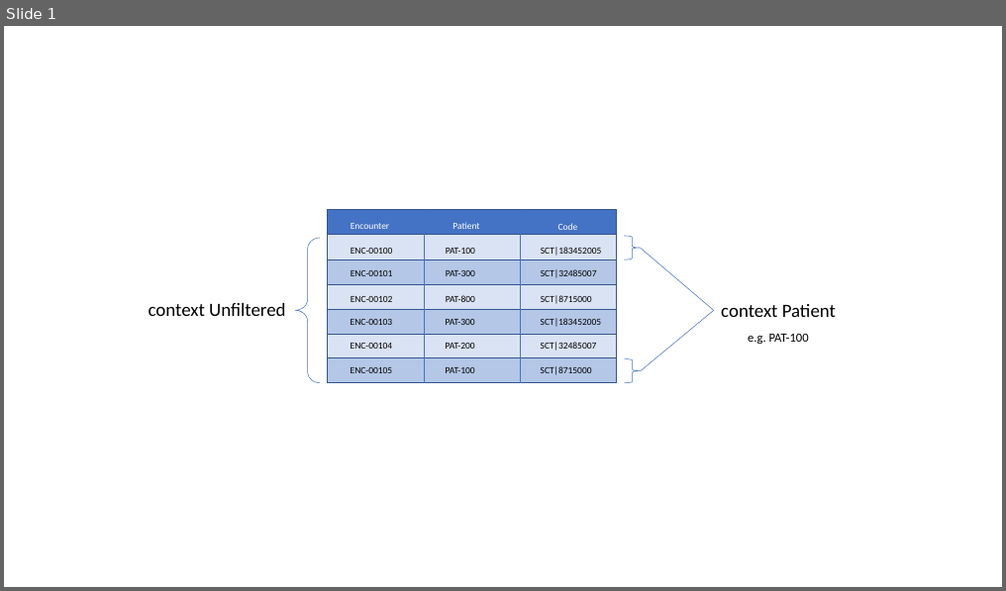
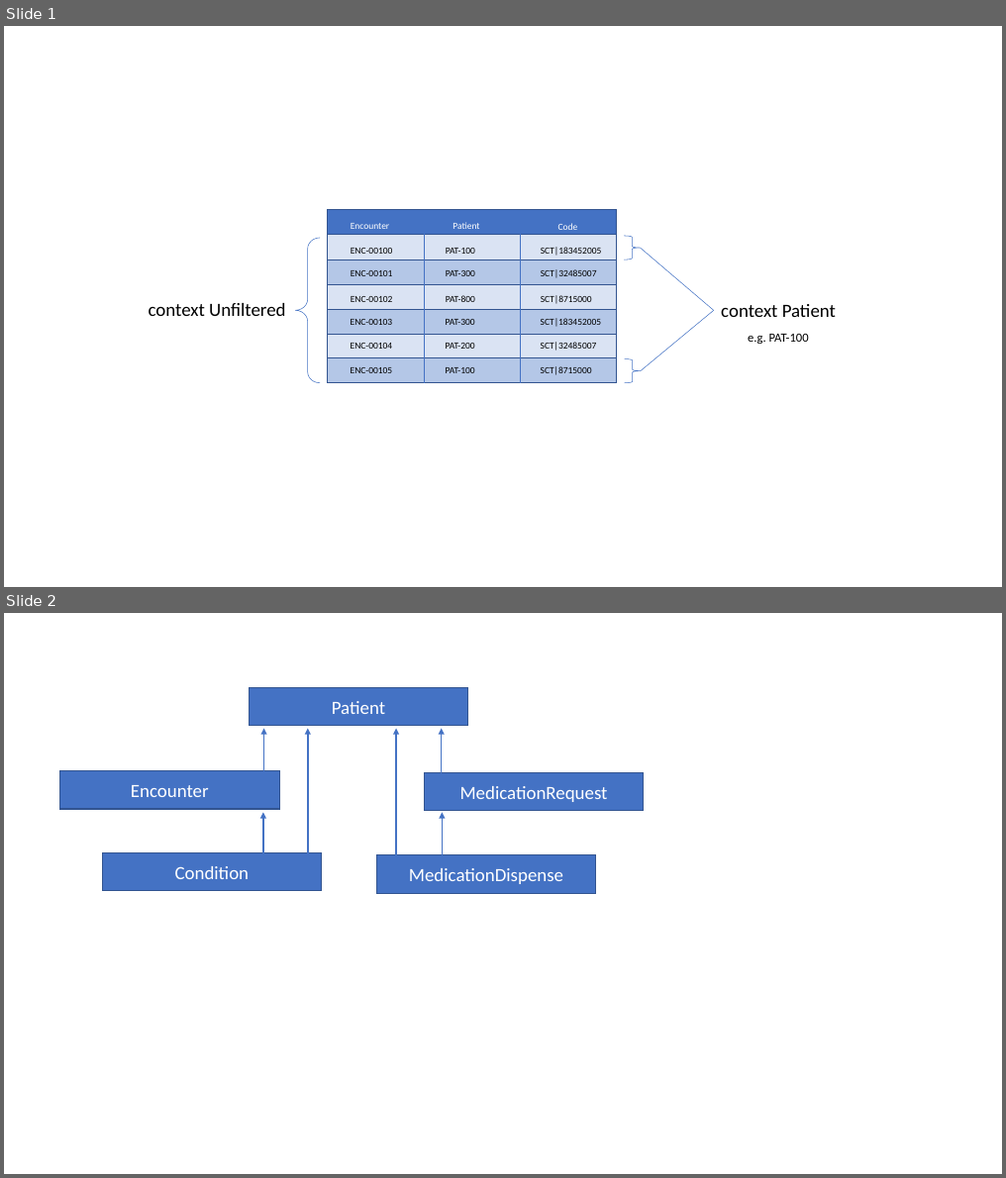
Before and after one commit to HL7/cql, a slide deck: docs/CQLDiagrams.pptx. Shown one above the other, each under a label of ours: slide 1 before the commit, slides 1 and 2 after it. The pictures are 1006x591 and 1006x1178 pixels, drawn with LibreOffice and Linux fonts; fonts in the diff are those of the drawing. Boxes give left, top, right and bottom in pixels: in the first picture for what was removed or moved away, otherwise in the second. Text is boxed around its words. In the diff, an @@ line names an element or a change of style, - is before the commit and + after.

Commit message:
J#27519: Added simple patient information model to illustrate example queries. Updated figure index to account for the new diagram.

```diff
--- a/docs/CQLDiagrams.pptx
+++ b/docs/CQLDiagrams.pptx
@@ slide 2 added at bbox=[4, 613, 1002, 1174], background #FFFFFF @@
@@ rectangle added at bbox=[249, 688, 468, 726], fill #4472C4, outline #325491 1 pt, 18 pt, text #FFFFFF @@
+Patient
@@ arrow added from (263, 773) to (263, 728), #4472C4 1.5 pt @@
@@ arrow added from (308, 854) to (308, 728), #4472C4 1.5 pt @@
@@ arrow added from (396, 856) to (396, 728), #4472C4 1.5 pt @@
@@ arrow added from (442, 773) to (442, 728), #4472C4 1.5 pt @@
@@ rectangle added at bbox=[60, 771, 279, 809], fill #4472C4, outline #325491 1 pt, 18 pt, text #FFFFFF @@
+Encounter
@@ rectangle added at bbox=[424, 772, 644, 811], fill #4472C4, outline #325491 1 pt, 18 pt, text #FFFFFF @@
+MedicationRequest
@@ arrow added from (263, 858) to (263, 812), #4472C4 1.5 pt @@
@@ arrow added from (442, 858) to (442, 812), #4472C4 1.5 pt @@
@@ rectangle added at bbox=[102, 854, 322, 891], fill #4472C4, outline #325491 1 pt, 18 pt, text #FFFFFF @@
+Condition
@@ rectangle added at bbox=[377, 856, 596, 894], fill #4472C4, outline #325491 1 pt, 18 pt, text #FFFFFF @@
+MedicationDispense
```
Also in this commit, not shown: 3 other files.
